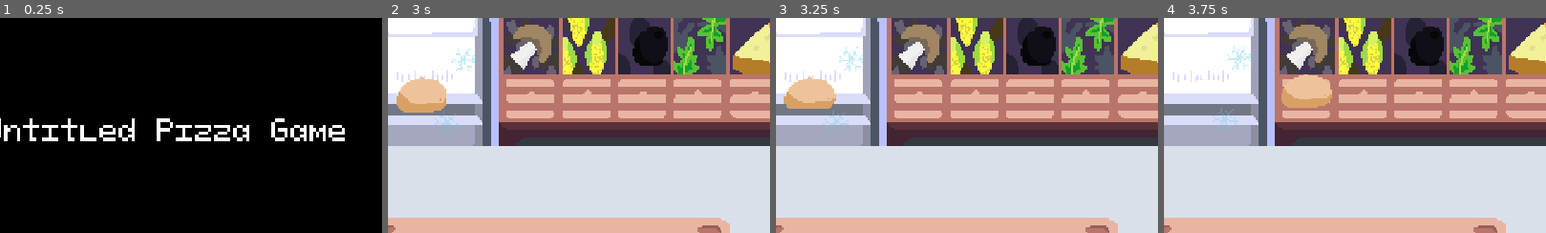
Above: before the commit, frames 1-4 (left to right).
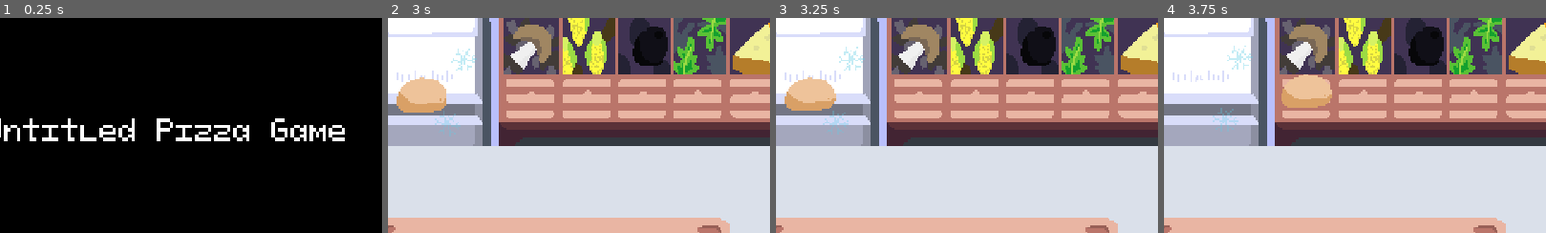
Above: after the commit, the same moments.

Repository: martindzejky/pizza-game
Game: Godot game, scene res://scenes/start.tscn
The game is run twice, just before and just after one commit, with the same random seed, the same clock (stepped at 60 frames per second) and the same inputs.
Inputs (mouse positions are % of the whole screen's width and height, from its top left):
- Up to frame 1 (0.25 s): no input
- Up to frame 2 (3 s): click "Start" at 0.5 s; move the mouse to (12, 15) at 1.27 s; click (12, 15) at 1.42 s; tap Enter at 2 s; move the mouse to (33, 15) at 2.02 s; click (33, 15) at 2.17 s; tap Space at 2.75 s; move the mouse to (33, 16) at 2.77 s; click (33, 16) at 2.92 s
- Up to frame 3 (3.25 s): no input
- Up to frame 4 (3.75 s): tap Enter at 3.5 s; move the mouse to (47, 15) at 3.52 s; click (47, 15) at 3.67 s
The pictures show only the part of the screen within x 28-78%, y 0-50%; the shares and areas given below are measured in that part.

Frames 1-2 are identical in both runs. In frame 3, less than 0.1% of the frame differs, in the area x 2-12%, y 36-44%; in frame 4, nothing differs.

Commit message:
stabilize wiggle effect

Diff:
--- a/autoload/effects.gd
+++ b/autoload/effects.gd
@@ -12,8 +12,14 @@
     if node.has_node("sprite"):
         node = node.get_node("sprite")
 
-    tween.tween_property(node, "scale", Vector2(-0.04, 0.08), 0.1).from_current().as_relative()
-    tween.tween_property(node, "scale", Vector2(0.08, -0.04), 0.1).from_current().as_relative()
-    tween.tween_property(node, "scale", Vector2(-0.02, 0.04), 0.06).from_current().as_relative()
-    tween.tween_property(node, "scale", Vector2(0.04, -0.02), 0.06).from_current().as_relative()
-    tween.tween_property(node, "scale", Vector2(1, 1), 0.02).from_current()
+    if node.has_meta("wiggle"):
+        var old = node.get_meta("wiggle")
+        if old.has_method("kill"):
+            old.kill()
+
+    node.set_meta("wiggle", tween)
+
+    tween.tween_property(node, "scale", Vector2(0.96, 1.08), 0.07).from(Vector2(1, 1))
+    tween.tween_property(node, "scale", Vector2(1.08, 0.96), 0.05).from_current()
+    tween.tween_property(node, "scale", Vector2(0.98, 1.04), 0.03).from_current()
+    tween.tween_property(node, "scale", Vector2(1, 1), 0.01).from_current()
